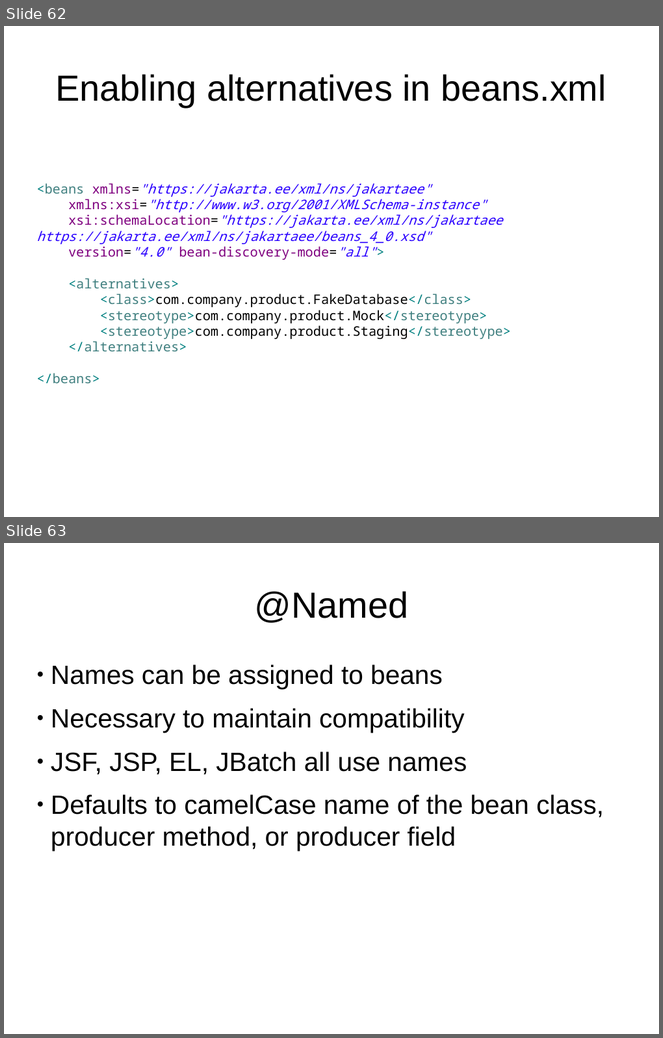
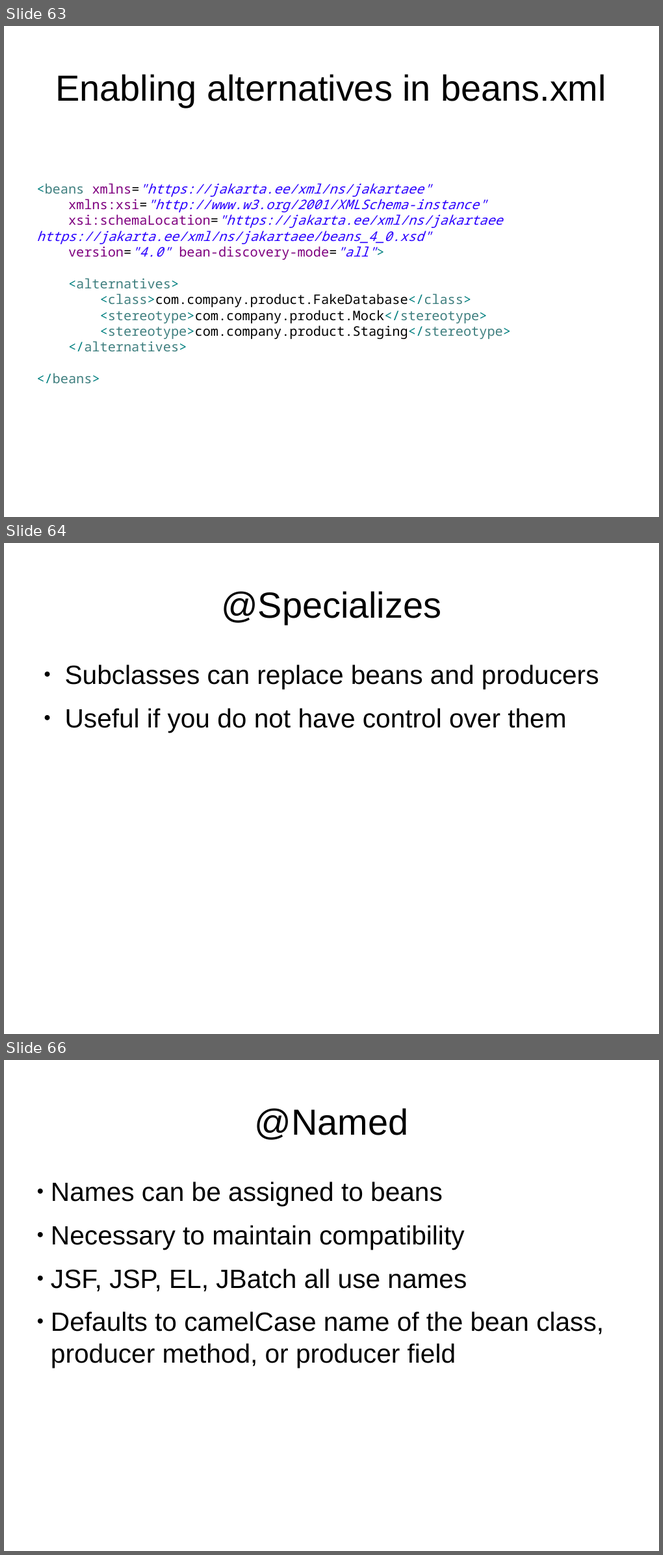
Before and after one commit to FrigoCoder/CDI, a slide deck: CDI.odp. Shown one above the other, each under a label of ours: slides 62 and 63 before the commit, slides 63, 64 and 66 after it; the slides between them are not shown. The pictures are 663x1038 and 663x1555 pixels, drawn with LibreOffice and Linux fonts; fonts in the diff are those of the drawing. Boxes give left, top, right and bottom in pixels: in the first picture for what was removed or moved away, otherwise in the second. Text is boxed around its words. In the diff, an @@ line names an element or a change of style, - is before the commit and + after.

```diff
--- a/CDI.odp
+++ b/CDI.odp
@@ slide 64 added at <box>4,543,659,1034</box>, background #FFFFFF @@
@@ title added at <box>221,591,441,624</box>, 44 pt, text #000000 @@
+@Specializes
@@ text added at <box>65,665,599,733</box>, 32 pt, text #000000 @@
+● Subclasses can replace beans and producers
+● Useful if you do not have control over them
@@ what was slide 62 is now slide 63 @@
@@ what was slide 63 is now slide 66 @@
```
Also in this commit, not shown: 2 slides changed, 5 other slides added, 1 slide removed.
